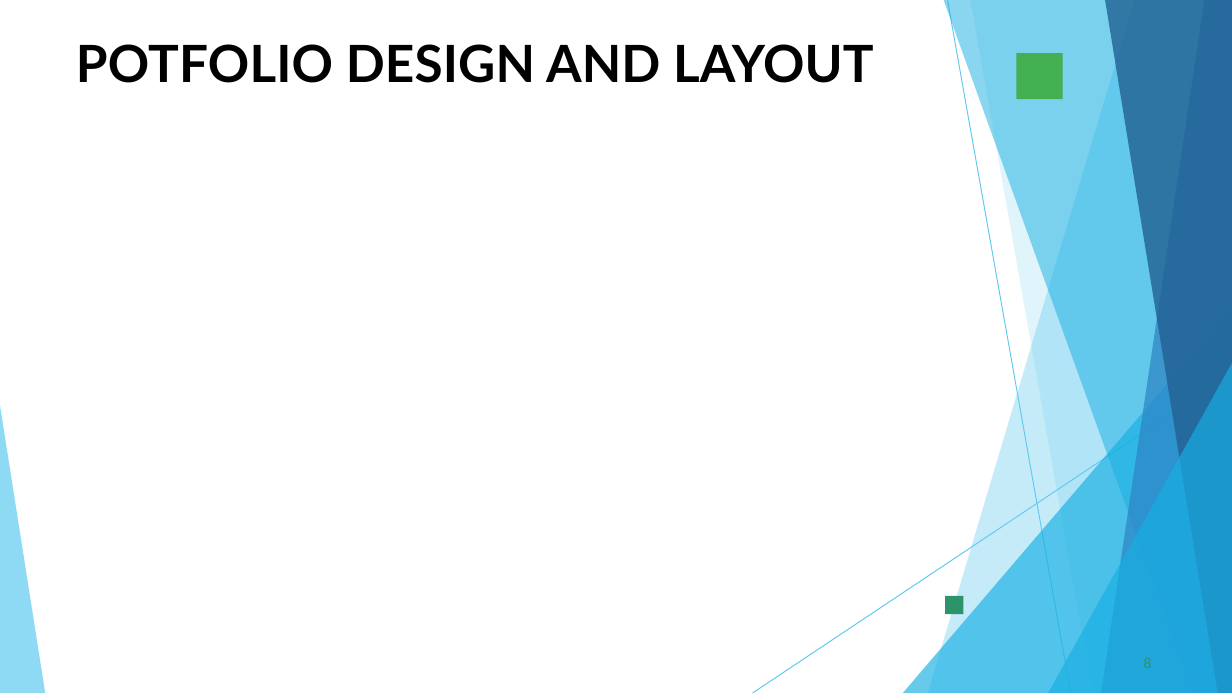
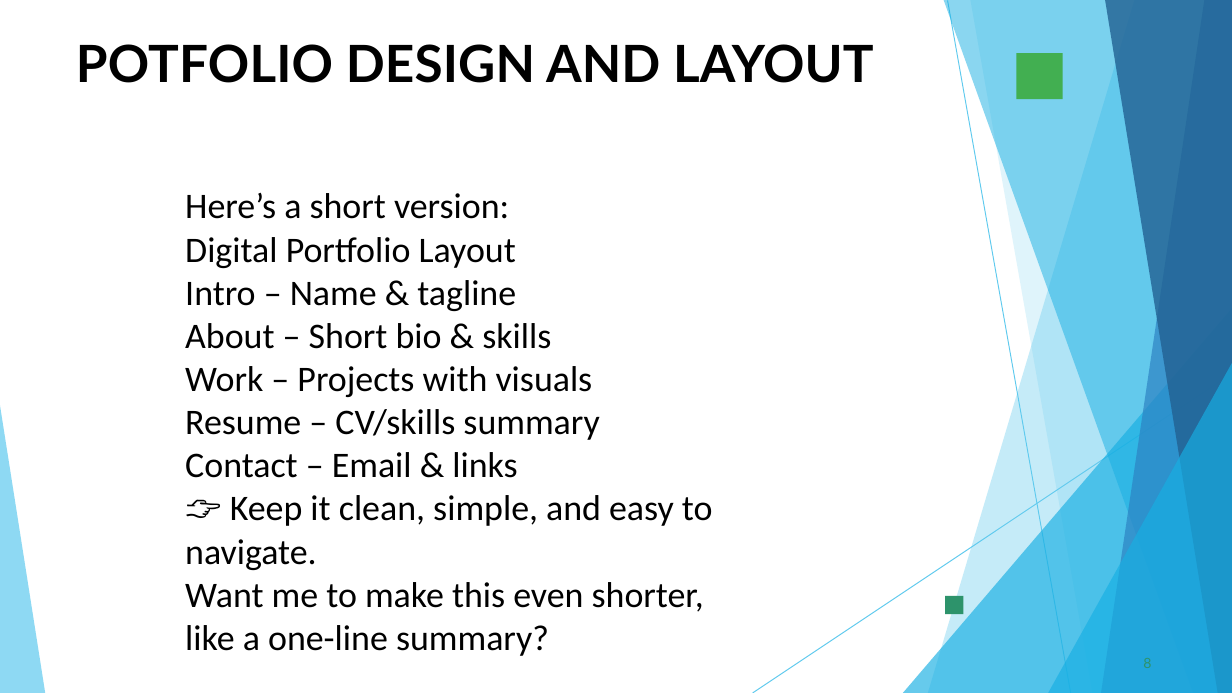
Before and after one commit to poornimanagaraj866-boop/N.-Poornima-, a slide deck: slide 8 of digital portfolio ppt.pptx. Drawn at 1232x693 pixels with LibreOffice and Linux fonts; fonts in the diff are those of the drawing; background and template pictures are left out. Boxes give left, top, right and bottom in pixels: in the first picture for what was removed or moved away, otherwise in the second. Text is boxed around its words. In the diff, an @@ line names an element or a change of style, - is before the commit and + after.

```diff
--- a/digital portfolio ppt.pptx
+++ b/digital portfolio ppt.pptx
@@ text added at box(185, 192, 713, 656), 28 pt, text #000000 @@
+Here’s a short version:
+Digital Portfolio Layout
+Intro – Name & tagline
+About – Short bio & skills
+Work – Projects with visuals
+Resume – CV/skills summary
+Contact – Email & links
+👉 Keep it clean, simple, and easy to navigate.
+Want me to make this even shorter, like a one-line summary?
```
Also in this commit, not shown: 10 other slides changed.
